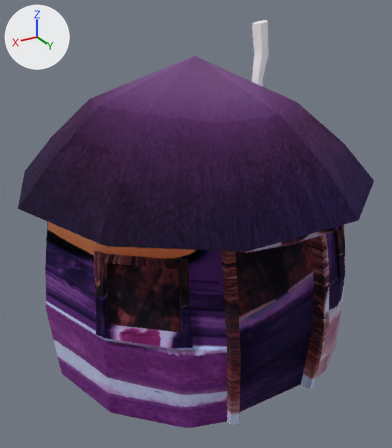
Before and after pictures for a commit that changed the glTF model assets/models/Sender.gltf.
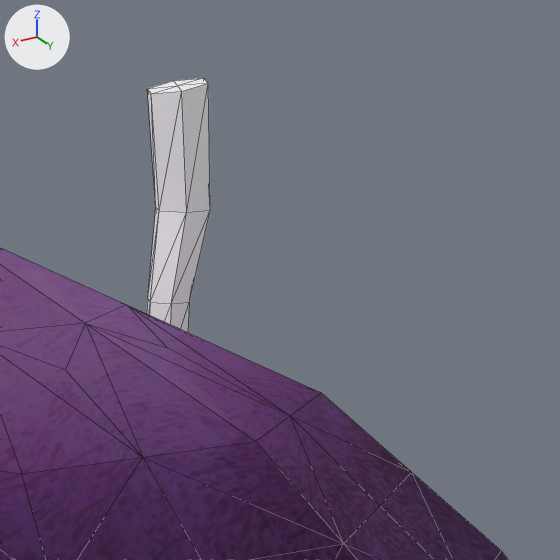
Each version is shown whole from a camera (50 mm lens) standing at (9.09, 15.36, 12.07) and looking at (0.05, 0.3, 4.54), then close up on the part from 54% to 92% of the width and 0% to 33% of the height. The lights are fixed; the arrows at upper left show +X, +Y and +Z. The first two pictures are the older version. The close-ups show mesh edges as thin lines.

The first close-up shows 'Sender'.
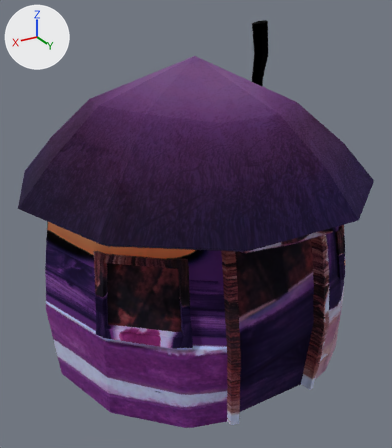
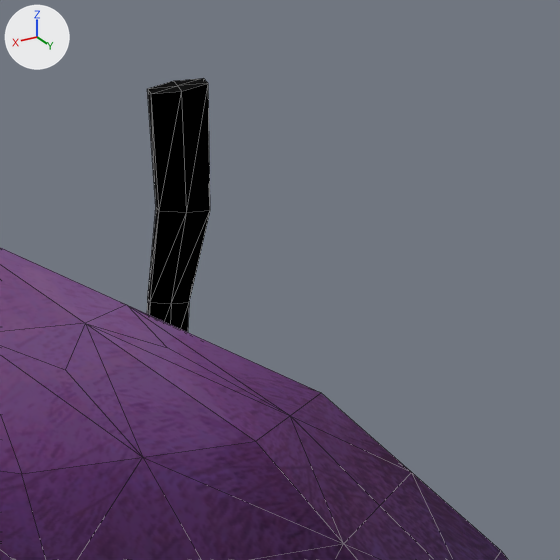
The edits, one by one:
Picture 'hutChimney.png' (img_hutchimney_png) is new.
In material 'hutChimney' (mat_hutchimney), base_color is no longer (1.0, 1.0, 1.0), white #ffffff.
In material 'hutChimney' (mat_hutchimney), texture is now set to img_hutchimney_png.

Changed parts and their boxes (x1, y1, x2, y2) in the close-ups (560 x 560 px):
'Sender', surface changed (grey to black): (144, 78, 433, 560) in both
